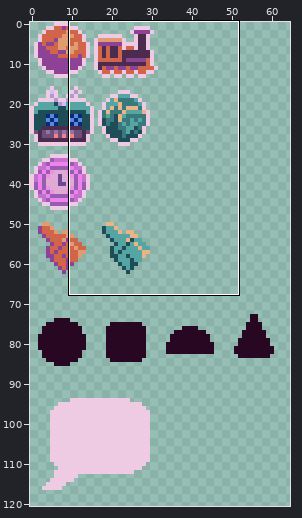
File history of a pixel-art file, Nike/tilesets.aseprite. Above: a wide view before the commit, with the close-up outlined.
Close-up. First the earlier version:
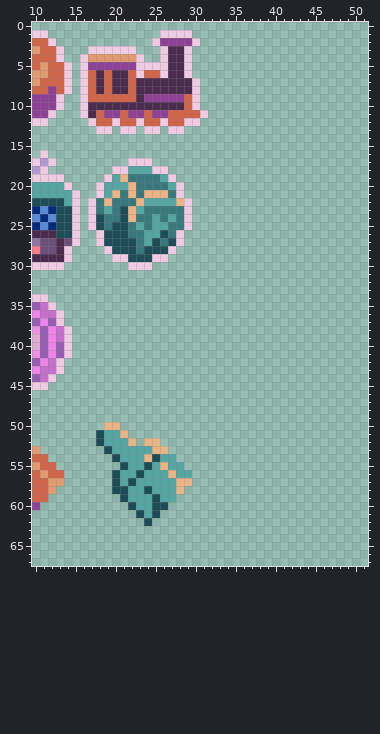
126x126 pixels, 1 frame. Shown: x 10..51, y 0..67. The wide view leaves out empty margins.
And afterwards:
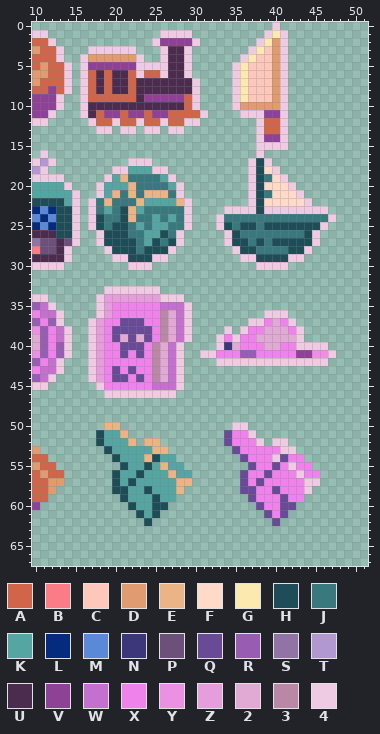
Palette (. is transparent): A #d06549  B #fb7c86  C #fec7bb  D #e19b71  E #eab486  F #ffdac9  G #fce9af  H #1e4d58  J #39797e  K #55a5a3  L #052b7e  M #5989d7  N #3c377b  P #6d507a  Q #694a97  R #965db3  S #9074a5  T #b298d1  U #4b2c4e  V #8e4295  W #c370cf  X #f083eb  Y #eb90e3  Z #e69ddc  2 #e1aad5  3 #ba87a7  4 #efcbe3
Changes in this commit:
Layer "Layer 3 Copy":
y 0: x 40 . -> 4
y 1: x 39..41 ... -> 4G4
y 2: x 38..41 .... -> 4GD4
y 3: x 37..41 ..... -> 4GCD4
y 4: x 36..41 ...... -> 4GCCD4
y 5..9: x 35..41 ....... -> 4GCCCD4
y 10: x 35..41 ....... -> 4DDDDD4
y 11: x 36..41 ...... -> 444VV4
y 12..13: x 38..41 .... -> 4AA4
y 14: x 38..41 .... -> 4VV4
y 15: x 38..41 .... -> 4444
y 16: x 38 . -> 4
y 17: x 37..39 ... -> 4H4
y 18: x 37..40 .... -> 4HF4
y 19: x 37..41 ..... -> 4HJF4
y 20: x 37..42 ...... -> 4HFFF4
y 21: x 37..43 ....... -> 4HJFFF4
y 22: x 37..44 ........ -> 4HFFFFF4
y 23: x 34..46 ............. -> 4444H44444444
y 24: x 33..47 ............... -> 4JJJJJJJJJJJJJ4
y 25: x 33..46 .............. -> 4HJHHJHHHHHHH4
y 26: x 34..45 ............ -> 4HJJJJJJJJH4
y 27: x 34..45 ............ -> 4HHJHJHHHHH4
y 28: x 35..44 .......... -> 4HHJJJJHH4
y 29: x 36..43 ........ -> 44HHHH44
y 30: x 38..41 .... -> 4444
y 33: x 19..25 ....... -> 4444444
y 34: x 18..28 ........... -> 4ZZZZZZZ444
y 35: x 18..29 ............ -> 4ZXXXXXXWWW4
y 36: x 18..29 ............ -> 4ZXXXXXX32W4; x 39..41 ... -> 444
y 37: x 17..29 ............. -> 4ZXXQQQXX32W4; x 37..42 ...... -> 44X2X4
y 38: x 17..29 ............. -> 4ZXQQQQQX32W4; x 34 . -> 4; x 36..43 ........ -> 4XX222X4
y 39: x 17..29 ............. -> 4ZXQ2Q2QX32W4; x 33..43 ........... -> 4X4XX222224
y 40: x 17..28 ............ -> 4ZXXQQQX32W4; x 33..46 .............. -> 4N2XXX22XX4444
y 41: x 17..28 ............ -> 4ZXXQXQX32W4; x 31..47 ................. -> 44XXXRRXXXXXVVYY4
y 42: x 17..28 ............ -> 4ZXXXXXX32W4; x 33..46 .............. -> 44444444444444
y 43: x 17..28 ............ -> 4ZXQXQXX32W4
y 44: x 17..28 ............ -> 4ZXQQXQX32W4
y 45: x 18..28 ........... -> 4XXXXXXWWW4
y 46: x 19..27 ......... -> 444444444
y 50: x 35..36 .. -> 44
y 51: x 34..37 .... -> QXX4
y 52: x 34..38 ..... -> QXXX4; x 40..41 .. -> 44
y 53: x 35..42 ........ -> QXXXXX44
y 54: x 36..43 ........ -> QXXX4QXX
y 55: x 37..44 ........ -> QXXQX4XX
y 56: x 36..45 .......... -> QXXQXXX4XX
y 57: x 36..45 .......... -> QXQXXXXX44
y 58: x 36..44 ......... -> QQXXQXXX4
y 59: x 37..43 ....... -> QXXXQXX
y 60: x 38..42 ..... -> QXXQQ
y 61: x 39..41 ... -> QXQ
y 62: x 40 . -> Q
Boxes around the changes in both close-ups, in picture pixels (x1, y1, x2, y2):
added: (216, 22, 336, 270)
added: (88, 286, 336, 398)
added: (224, 422, 320, 526)
